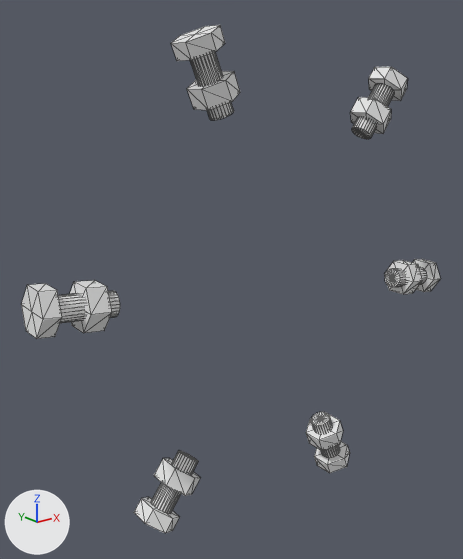
The glTF model viewer-full/bolts_seat.glb, before and after one commit.
Rendered twice from a 50 mm camera at (-115.3, -125.7, 55.3) aimed at (-9.3, 6.7, 2.3). Arrows for +X, +Y and +Z are at lower left; the lights stay in place. The first picture is the older version. Mesh edges are drawn as thin lines. Where no turn or scale is listed for an object, it has been applied to the vertices. Vertices at exactly the same position are counted once.

In view in the first picture: 'b0_52.4', 'b1_112.4', 'b2_172.4', 'b3_232.4', 'b4_292.4', 'b5_352.4'.
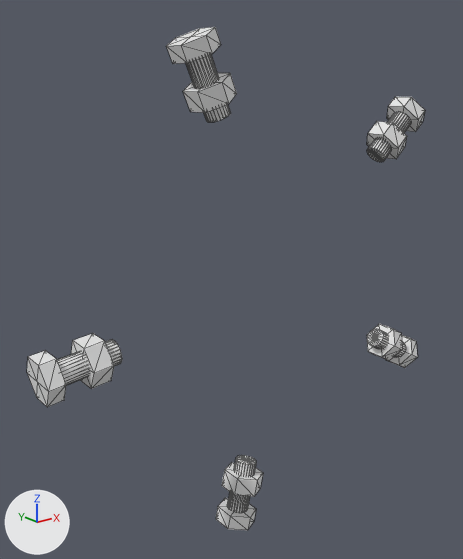
What changed in the scene script:
```text
Change me_b1_112_4:
    used by ob_b1_112_4; location = (0.0, 0.0, 0.0)
    remove me_b1_112_4.from_pydata(...)  # 77 vertices, 144 faces; spans x -31.3..-16.1, y -7.9..3.6, z 46.0..66.6
    add me_b1_112_4.from_pydata(...)  # 77 vertices, 144 faces; spans x -32.5..-17.1, y -7.9..3.6, z 45.6..66.2
    me_b1_112_4 part 1: the whole mesh is turned -1.1 degrees about the y axis through the mesh origin
Add me_b4_329_5:
    me_b4_329_5.from_pydata(...)  # 77 vertices, 144 faces; spans x 42.4..62.9, y -8.0..3.6, z -39.8..-23.3
Add me_b3_257_5:
    me_b3_257_5.from_pydata(...)  # 77 vertices, 144 faces; spans x -20.0..-6.9, y -8.0..3.6, z -69.4..-49.1
Add me_b2_185_5:
    me_b2_185_5.from_pydata(...)  # 77 vertices, 144 faces; spans x -70.2..-50.5, y -8.0..3.6, z -11.7..-0.2
Add me_b0_41_5:
    me_b0_41_5.from_pydata(...)  # 77 vertices, 144 faces; spans x 36.2..55.7, y -8.0..3.6, z 31.6..50.2
Remove ob_b0_52_4:
    ob_b0_52_4 = bpy.data.objects.new('b0_52.4', me_b0_52_4)
    ob_b0_52_4.location = (0.0, 0.0, 0.0)
Remove ob_b2_172_4:
    ob_b2_172_4 = bpy.data.objects.new('b2_172.4', me_b2_172_4)
    ob_b2_172_4.location = (0.0, 0.0, 0.0)
Remove ob_b3_232_4:
    ob_b3_232_4 = bpy.data.objects.new('b3_232.4', me_b3_232_4)
    ob_b3_232_4.location = (0.0, 0.0, 0.0)
Remove ob_b4_292_4:
    ob_b4_292_4 = bpy.data.objects.new('b4_292.4', me_b4_292_4)
    ob_b4_292_4.location = (0.0, 0.0, 0.0)
Remove ob_b5_352_4:
    ob_b5_352_4 = bpy.data.objects.new('b5_352.4', me_b5_352_4)
    ob_b5_352_4.location = (0.0, 0.0, 0.0)
Add ob_b4_329_5:
    ob_b4_329_5 = bpy.data.objects.new('b4_329.5', me_b4_329_5)
    ob_b4_329_5.location = (0.0, 0.0, 0.0)
Add ob_b3_257_5:
    ob_b3_257_5 = bpy.data.objects.new('b3_257.5', me_b3_257_5)
    ob_b3_257_5.location = (0.0, 0.0, 0.0)
Add ob_b2_185_5:
    ob_b2_185_5 = bpy.data.objects.new('b2_185.5', me_b2_185_5)
    ob_b2_185_5.location = (0.0, 0.0, 0.0)
Add ob_b0_41_5:
    ob_b0_41_5 = bpy.data.objects.new('b0_41.5', me_b0_41_5)
    ob_b0_41_5.location = (0.0, 0.0, 0.0)
```

Where the change shows, as pixel boxes [x1, y1, x2, y2] in the pictures (463 x 559 px):
'b2_172.4', deleted: before [21, 280, 120, 339]
'b1_112.4', turned: before [171, 25, 240, 120]; after [166, 27, 237, 122]
'b2_185.5', added: after [27, 333, 122, 407]
'b3_232.4', deleted: before [134, 451, 201, 533]
'b0_52.4', deleted: before [350, 67, 407, 139]
'b3_257.5', added: after [216, 455, 263, 530]
'b0_41.5', added: after [367, 97, 425, 162]
'b4_292.4', deleted: before [306, 412, 350, 473]
'b5_352.4', deleted: before [385, 259, 441, 294]
'b4_329.5', added: after [367, 324, 418, 368]
